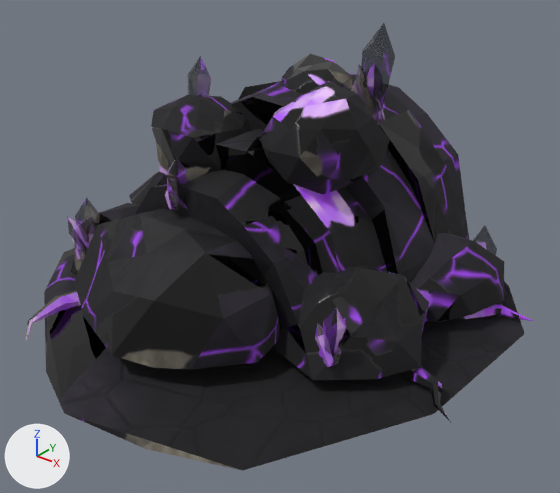
A saved change to the FBX model modelos/catalogo/edificios_monstruos/guarida_monstruo/guarida_monstruo.fbx.
Before and after are seen from a 50 mm camera at (0.323, -0.414, 0.282) aimed at (0.021, -0.036, 0.048). The lights are fixed; the arrows at lower left show +X, +Y and +Z. The first picture is the older version. Where no turn or scale is listed for an object, it has been applied to the vertices.

The first picture shows 'guarida_monstruo', 'guarida_monstruo_cristal'.
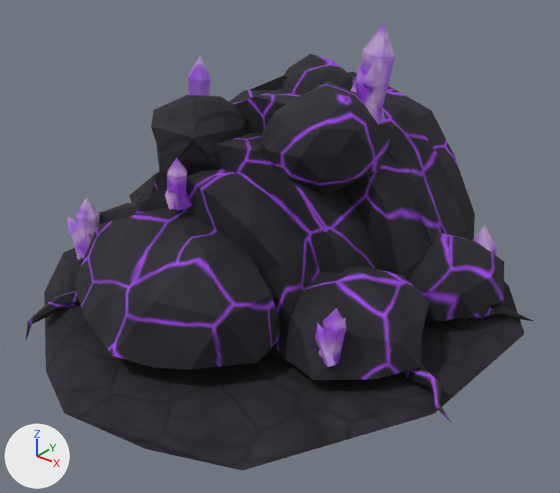
What the commit changed:
me_guarida_monstruo_001 has 1023 vertices, 1918 faces and spans x -0.19..0.179, y -0.209..0.148, z -0.012..0.161.
me_guarida_monstruo_001 is used by ob_guarida_monstruo; location (0.0, 0.0, 0.0).
me_guarida_monstruo_001 part 1: 200 of 1023 vertices moved; they spanned x -0.118..0.117, y -0.097..0.107, z -0.005..0.147 and now span x -0.117..0.119, y -0.095..0.109, z -0.005..0.15; mean shift (0.0, 0.0, -0.001); largest move (0.055, -0.023, 0.129) -> (0.056, -0.013, 0.123).
me_guarida_monstruo_001 part 2: 1765 kept faces spanning x -0.19..0.179, y -0.209..0.148, z -0.012..0.161 get new texture (UV) coordinates.
me_guarida_monstruo_cristal_001 has 431 vertices, 722 faces and spans x -0.137..0.137, y -0.108..0.083, z -0.003..0.195.
me_guarida_monstruo_cristal_001 is used by ob_guarida_monstruo_cristal; location (0.0, 0.0, 0.0).
me_guarida_monstruo_cristal_001 part 3: texture (UV) coordinates of 721 of 722 faces, centred in x -0.137..0.135, y -0.106..0.08, z -0.002..0.183, changed; they spanned u 0.0..1.0, v 0.0..1.0 and now span u 0.0..1.0, v 0.0..1.0.

What differs and where, as boxes (x1, y1, x2, y2) in the pictures (560 x 493 px; the box of a moved part takes in the faces that stretch with it):
part 1 of me_guarida_monstruo_001, moved or reshaped
    before: (135, 74, 469, 360)
    after: (134, 71, 475, 365)
part 2 of me_guarida_monstruo_001, surface changed
    both: (26, 54, 533, 471)
part 3 of me_guarida_monstruo_cristal_001, surface changed
    both: (67, 23, 497, 367)
